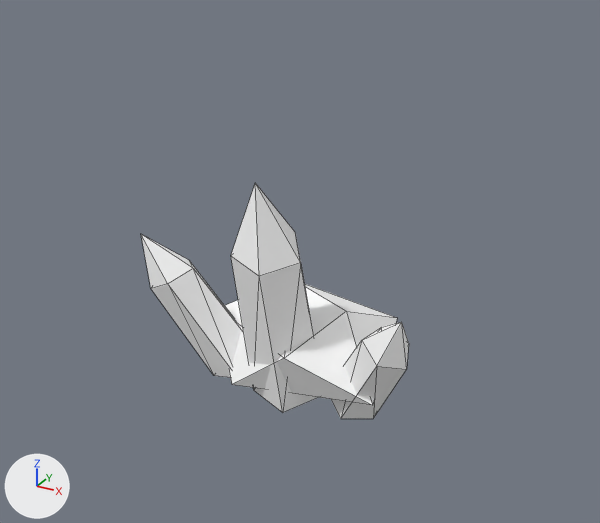
A saved change to the glTF model minescat-lowpoly/models/glb/Kit_Adits_WallCrystal_B.glb.
Before and after are seen from a 50 mm camera at (0.699, -1.23, 0.904) aimed at (0.04, -0.032, 0.304). Arrows for +X, +Y and +Z are at lower left; the lights stay in place. The first picture is the older version. Mesh edges are drawn as thin lines. Vertices at exactly the same position are counted once.

The older version as bpy lines, for what is in view:
```python
me_kit_adits_wallcrystal_b_001 = bpy.data.meshes.new('Kit_Adits_WallCrystal_B.001')
me_kit_adits_wallcrystal_b_001.from_pydata(...)  # 43 vertices, 58 faces; spans x -0.292..0.263, y -0.141..0.232, z 0.0..0.467
me_kit_adits_wallcrystal_b_001.materials.append(mat_m_palette)  # white #ffffff
ob_kit_adits_wallcrystal_b = bpy.data.objects.new('Kit_Adits_WallCrystal_B', me_kit_adits_wallcrystal_b_001)
ob_kit_adits_wallcrystal_b.location = (0.0, 0.0, 0.0)
```
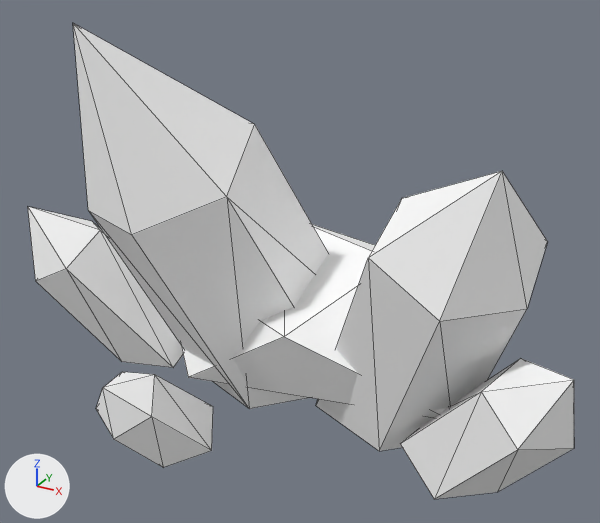
The change, as a diff of the scene's bpy script:
```diff
--- a/minescat-lowpoly/models/glb/Kit_Adits_WallCrystal_B.glb.py
+++ b/minescat-lowpoly/models/glb/Kit_Adits_WallCrystal_B.glb.py
@@ me_kit_adits_wallcrystal_b_001 @@
 # used by ob_kit_adits_wallcrystal_b; location = (0.0, 0.0, 0.0)
-me_kit_adits_wallcrystal_b_001.from_pydata(...)  # 43 vertices, 58 faces; spans x -0.292..0.263, y -0.141..0.232, z 0.0..0.467
+me_kit_adits_wallcrystal_b_001.from_pydata(...)  # 69 vertices, 94 faces; spans x -0.527..0.567, y -0.404..0.38, z 0.0..0.732
+# me_kit_adits_wallcrystal_b_001 part 1: the loose piece of 10 vertices spanning x -0.23..0.202, y -0.101..0.232, z 0.0..0.191 is scaled about its middle by (1.8, 1.63, 1.58), then moved by (-0.011, 0.043, 0.056)
+# me_kit_adits_wallcrystal_b_001 part 2: a new loose piece of 13 vertices spanning x -0.297..0.105, y -0.287..0.255, z 0.0..0.732, in mat_m_palette (white #ffffff)
+# me_kit_adits_wallcrystal_b_001 part 3: a new loose piece of 13 vertices spanning x 0.08..0.474, y -0.246..0.189, z 0.0..0.58, in mat_m_palette (white #ffffff)
+# me_kit_adits_wallcrystal_b_001 part 4: the loose piece of 11 vertices spanning x -0.06..0.077, y -0.141..0.071, z 0.002..0.467 is deleted
+# me_kit_adits_wallcrystal_b_001 part 5: the loose piece of 11 vertices spanning x 0.086..0.263, y -0.09..0.056, z 0.0..0.256 is deleted
+# me_kit_adits_wallcrystal_b_001 part 6: the loose piece of 11 vertices spanning x -0.292..-0.081, y -0.088..0.072, z 0.0..0.306 is deleted
+# me_kit_adits_wallcrystal_b_001 part 7
+# 11 vertices are added at x -0.527..-0.226, y -0.167..0.107, z 0.0..0.346
+# 15 new faces join them
+# me_kit_adits_wallcrystal_b_001 part 8
+# 11 vertices are added at x 0.285..0.567, y -0.238..-0.002, z 0.0..0.3
+# 15 new faces join them
+# me_kit_adits_wallcrystal_b_001 part 9
+# 11 vertices are added at x -0.161..-0.012, y -0.404..-0.197, z 0.0..0.197
+# 15 new faces join them
 me_kit_adits_wallcrystal_b_001.materials.append(mat_m_palette)
```

Where the change shows, as pixel boxes [x1, y1, x2, y2] in the pictures (600 x 523 px; the box of a moved part takes in the faces that stretch with it):
'Kit_Adits_WallCrystal_B', reshaped (103% wider, 101% taller): before [141, 183, 409, 419]; after [28, 23, 574, 499]
part 1 of me_kit_adits_wallcrystal_b_001, moved or reshaped: before [225, 284, 397, 405]; after [181, 224, 447, 418]
part 2 of me_kit_adits_wallcrystal_b_001, added: after [73, 23, 329, 409]
part 3 of me_kit_adits_wallcrystal_b_001, added: after [316, 171, 547, 451]
part 4 of me_kit_adits_wallcrystal_b_001, deleted: before [231, 183, 318, 412]
part 5 of me_kit_adits_wallcrystal_b_001, deleted: before [331, 322, 409, 419]
part 6 of me_kit_adits_wallcrystal_b_001, deleted: before [141, 234, 241, 377]
part 7 of me_kit_adits_wallcrystal_b_001, added: after [28, 207, 183, 367]
part 8 of me_kit_adits_wallcrystal_b_001, added: after [400, 359, 574, 499]
part 9 of me_kit_adits_wallcrystal_b_001, added: after [96, 372, 213, 467]
